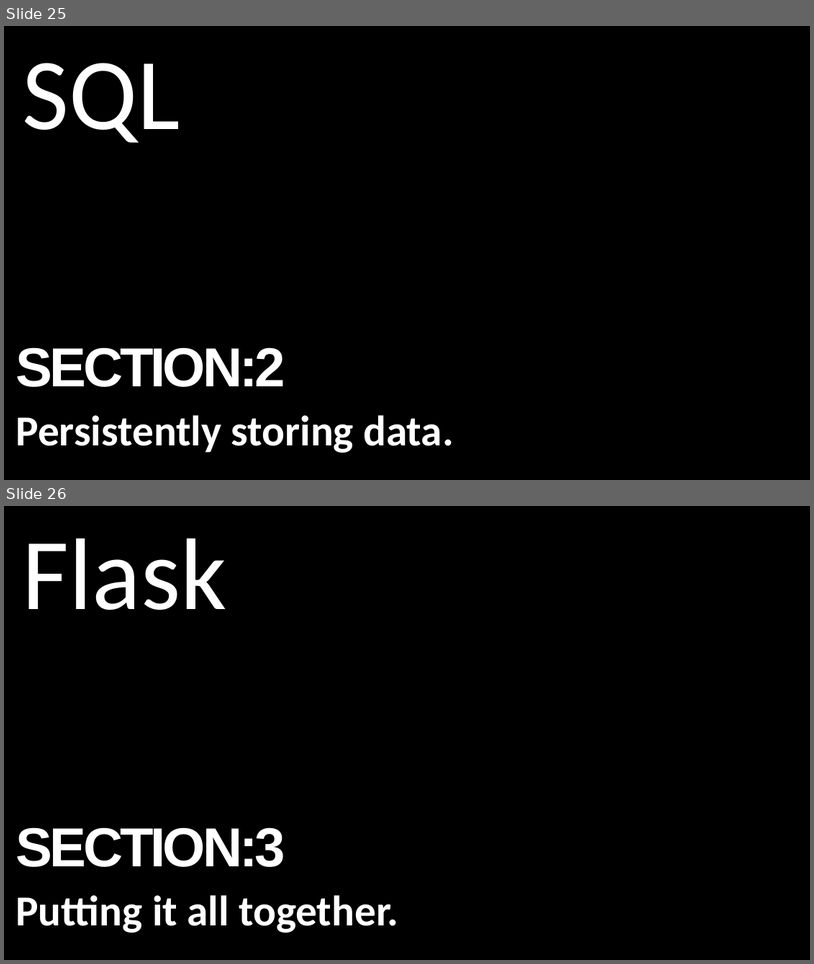
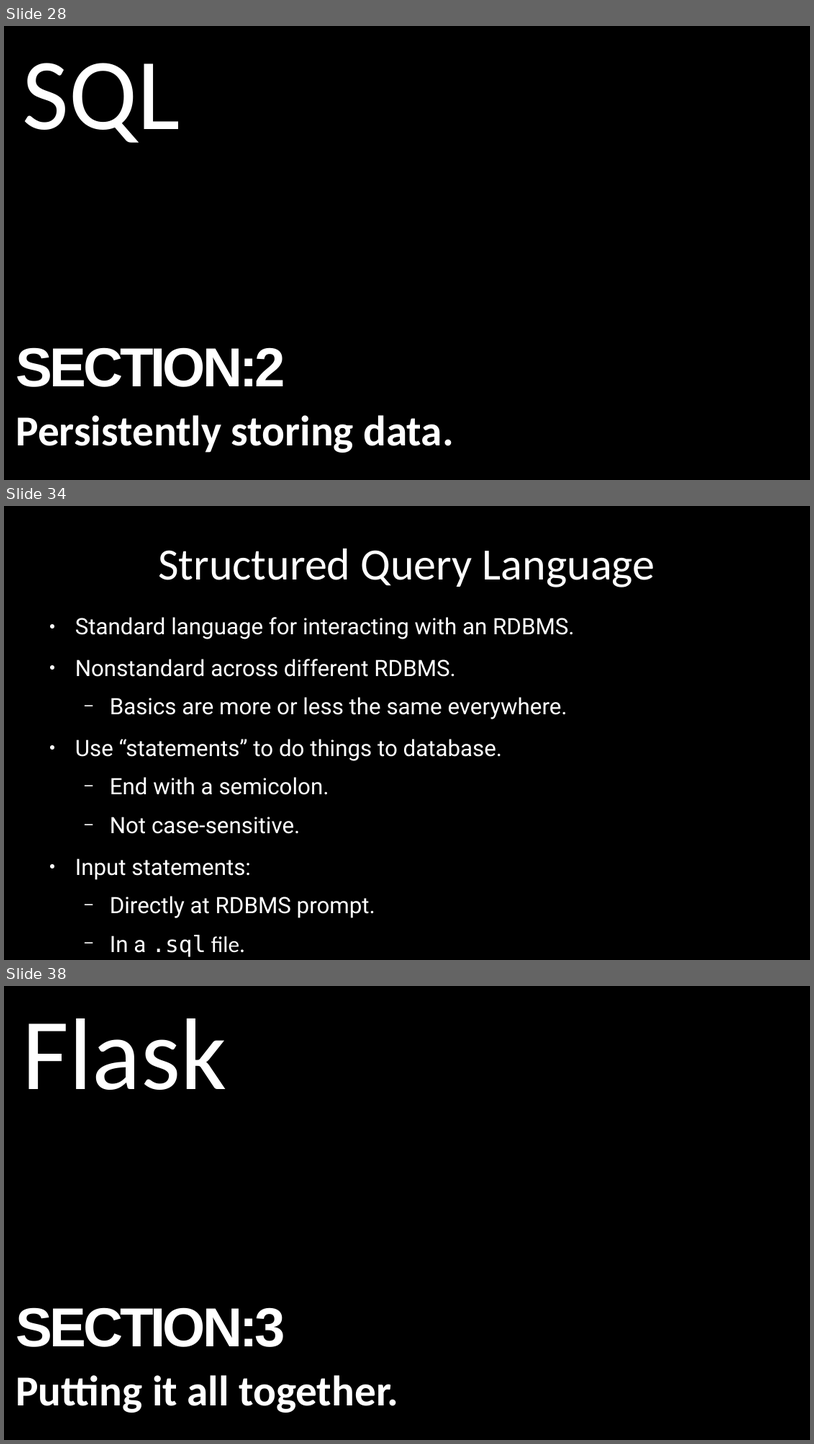
Before and after one commit to alexacallmebaka/htmlflasksql, a slide deck: slides/deck.odp. Shown one above the other, each under a label of ours: slides 25 and 26 before the commit, slides 28, 34 and 38 after it; the slides between them are not shown. The pictures are 814x964 and 814x1444 pixels, drawn with LibreOffice and Linux fonts; fonts in the diff are those of the drawing. Boxes give left, top, right and bottom in pixels: in the first picture for what was removed or moved away, otherwise in the second. Text is boxed around its words. In the diff, an @@ line names an element or a change of style, - is before the commit and + after.

```diff
--- a/slides/deck.odp
+++ b/slides/deck.odp
@@ slide 34 added at [4, 506, 810, 960], background #000000 @@
@@ title added at [158, 548, 656, 587], 44 pt, text #FFFFFF @@
+Structured Query Language
@@ text added at [75, 617, 575, 918], 22.2 pt, text #FFFFFF @@
+● Standard language for interacting with an RDBMS.
+● Nonstandard across different RDBMS.
+  − Basics are more or less the same everywhere.
+● Use “statements” to do things to database.
+  − End with a semicolon.
+  − Not case-sensitive.
+● Input statements:
+  − Directly at RDBMS prompt.
+  − In a .sql file.
@@ what was slide 25 is now slide 28 @@
@@ what was slide 26 is now slide 38 @@
```
Also in this commit, not shown: 5 slides changed, 11 other slides added.
